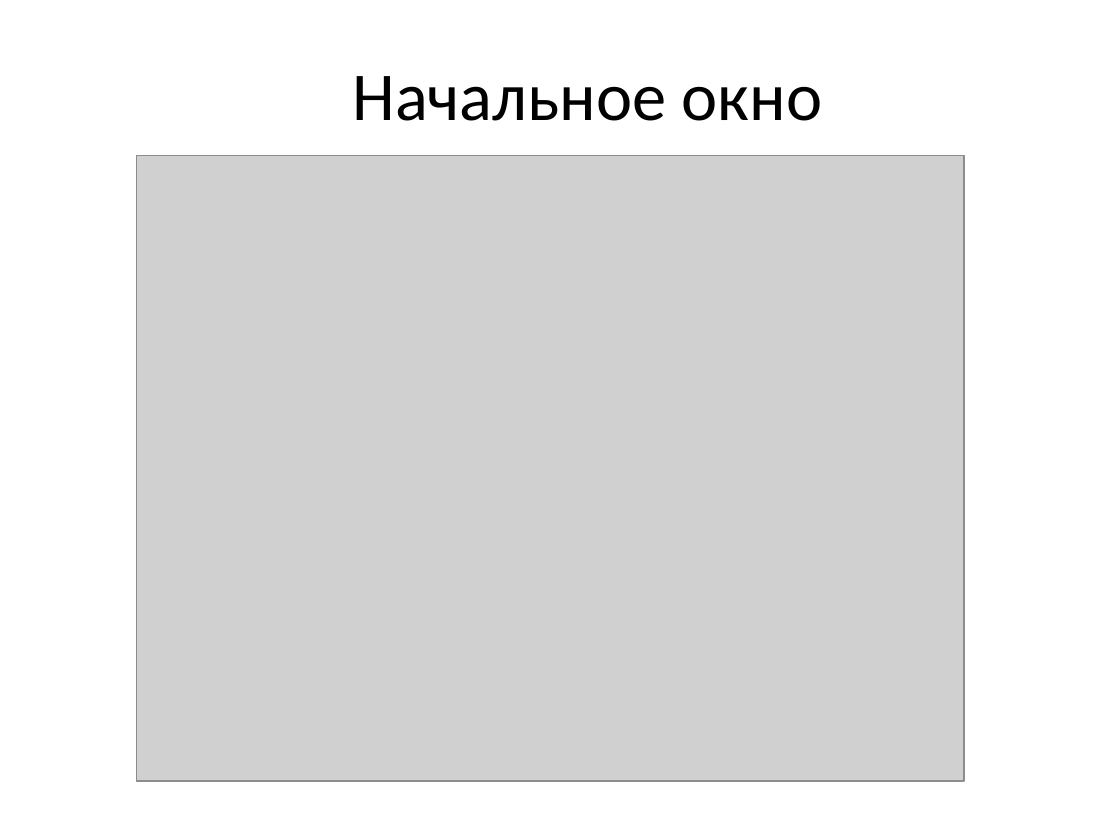
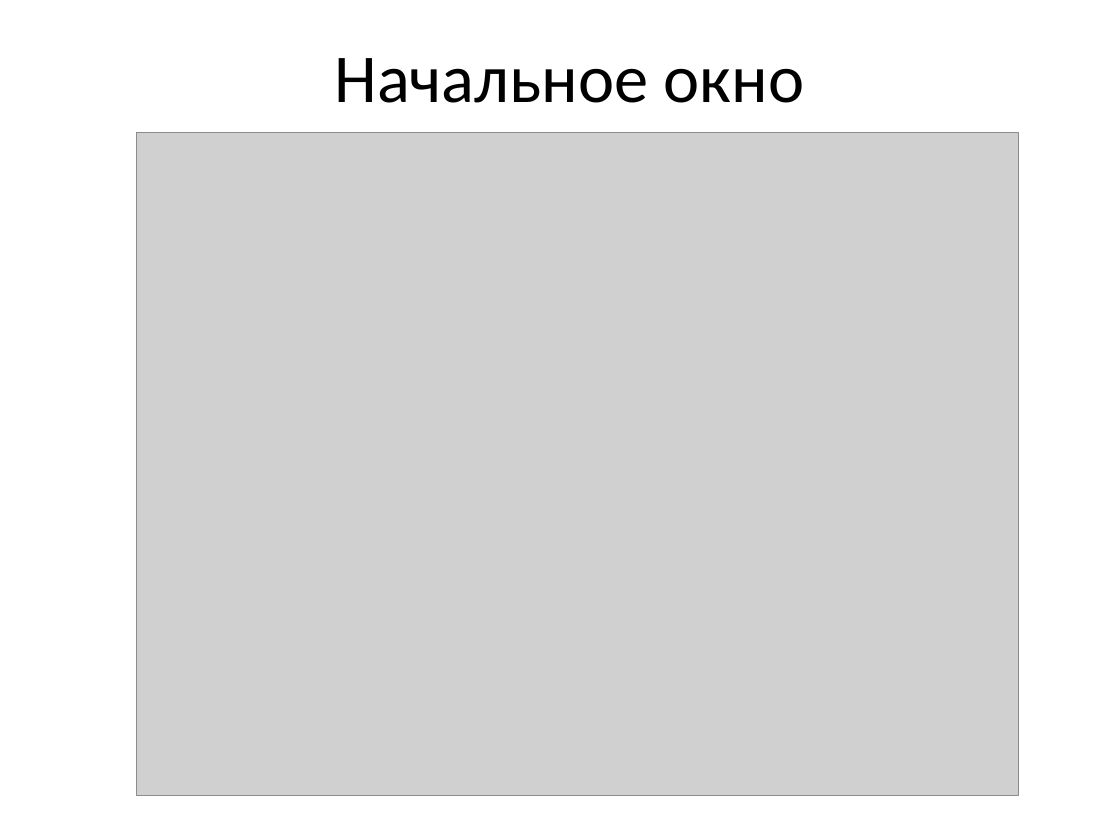
Before and after one commit to gareev-bulat/Pygame-project, a slide deck: slide 5 of Платформер.pptx. Drawn at 1120x840 pixels with LibreOffice and Linux fonts; fonts in the diff are those of the drawing; grey boxes stand for pictures. Boxes give left, top, right and bottom in pixels: in the first picture for what was removed or moved away, otherwise in the second. Text is boxed around its words. In the diff, an @@ line names an element or a change of style, - is before the commit and + after.

```diff
--- a/Платформер.pptx
+++ b/Платформер.pptx
@@ title "Начальное окно": place and size @@
-title "Начальное окно" at (352,76,822,121)
+title "Начальное окно" at (334,58,804,103)
@@ picture: place and size @@
-picture at (137,156,964,782)
+picture at (137,133,1018,796)
```
Also in this commit, not shown: 3 slides added, 2 slides removed, 7 other files.
